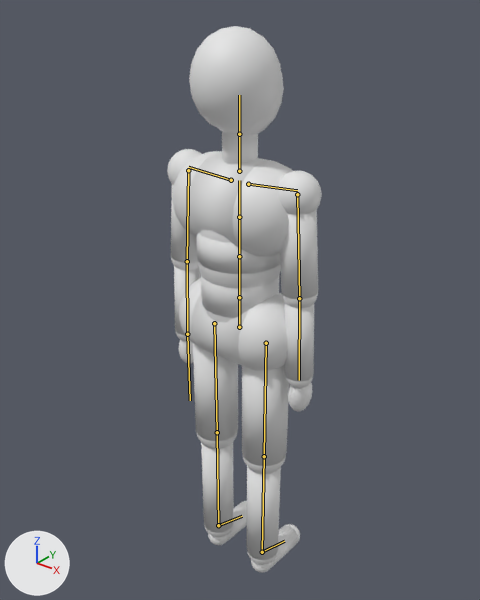
Two versions of the glTF model previs/rig/mannequin.glb, one commit apart.
Rendered twice from a 50 mm camera at (1.113, -1.391, 1.905) aimed at (-0.097, 0.122, 0.967). Every picture has the same lights, and +X, +Y and +Z are marked at lower left. The picture after the commit comes second. The bones that change, and the others that lie on the model, are drawn over the model as lines.

Names of what the first picture shows: 'MannequinMesh'.
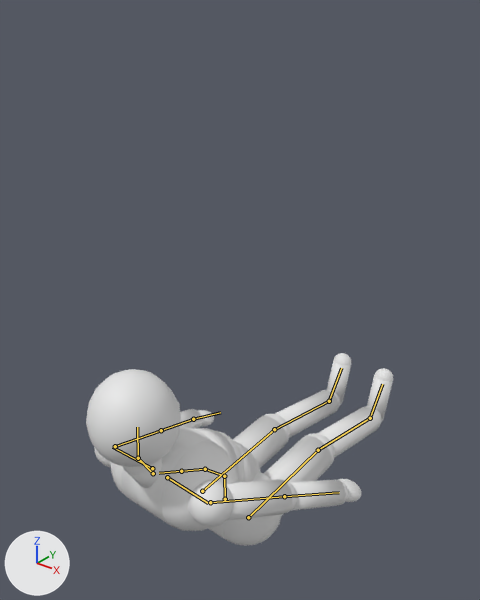
The newer file adds an action. The first version stands in its rest pose; the second is drawn at frame 1 of the action 'sitpress'.

The edits, one by one:
Bone 'Hips' (bone_hips) moves from (0.0, 0.0, 0.0) to (0.0, -0.62, 0.08).
Bone 'LeftUpLeg' (bone_leftupleg) turns from (0, 0, 0) to (92, 0, 0) degrees about its own x, y and z.
Bone 'LeftLeg' (bone_leftleg) turns from (0, 0, 0) to (-14, 0, 0) degrees about its own x, y and z.
Bone 'RightUpLeg' (bone_rightupleg) turns from (0, 0, 0) to (92, 0, 0) degrees about its own x, y and z.
Bone 'RightLeg' (bone_rightleg) turns from (0, 0, 0) to (-14, 0, 0) degrees about its own x, y and z.
Bone 'Spine' (bone_spine) turns from (0, 0, 0) to (46, 0, 0) degrees about its own x, y and z.
Bone 'Spine1' (bone_spine1) turns from (0, 0, 0) to (14, 0, 0) degrees about its own x, y and z.
Bone 'LeftArm' (bone_leftarm) turns from (0, 0, 0) to (19, 74, 27) degrees about its own x, y and z.
Bone 'LeftForeArm' (bone_leftforearm) turns from (0, 0, 0) to (0, 0, 2) degrees about its own x, y and z.
Bone 'Neck' (bone_neck) turns from (0, 0, 0) to (-30, 0, 0) degrees about its own x, y and z.
Bone 'Head' (bone_head) turns from (0, 0, 0) to (-34, 0, 0) degrees about its own x, y and z.
Bone 'RightArm' (bone_rightarm) turns from (0, 0, 0) to (19, -74, -27) degrees about its own x, y and z.
Bone 'RightForeArm' (bone_rightforearm) turns from (0, 0, 0) to (0, 0, -2) degrees about its own x, y and z.

What differs and where, as boxes (x1, y1, x2, y2) in the pictures (480 x 600 px):
'MannequinMesh', posed (97% wider, 65% shorter)
    before: (167, 26, 322, 573)
    after: (86, 353, 393, 546)
bone 'Hips', root to tip
    before: (239, 327) to (239, 297)
    after: (225, 499) to (224, 476)
bone 'LeftUpLeg', root to tip
    before: (214, 323) to (217, 432)
    after: (202, 491) to (274, 429)
bone 'LeftLeg', root to tip
    before: (217, 432) to (218, 525)
    after: (274, 429) to (329, 401)
bone 'RightUpLeg', root to tip
    before: (266, 343) to (264, 456)
    after: (248, 517) to (318, 450)
bone 'RightLeg', root to tip
    before: (264, 456) to (262, 552)
    after: (318, 450) to (370, 418)
bone 'Spine', root to tip
    before: (239, 297) to (239, 256)
    after: (224, 476) to (205, 469)
bone 'Spine1', root to tip
    before: (239, 256) to (239, 217)
    after: (205, 469) to (181, 471)
bone 'LeftArm', root to tip
    before: (188, 170) to (187, 261)
    after: (115, 446) to (161, 430)
bone 'LeftForeArm', root to tip
    before: (187, 261) to (187, 334)
    after: (161, 430) to (193, 419)
bone 'Neck', root to tip
    before: (239, 171) to (239, 134)
    after: (153, 473) to (138, 458)
bone 'Head', root to tip
    before: (239, 134) to (239, 95)
    after: (138, 458) to (137, 427)
bone 'RightArm', root to tip
    before: (297, 194) to (299, 298)
    after: (210, 502) to (284, 496)
bone 'RightForeArm', root to tip
    before: (299, 298) to (299, 380)
    after: (284, 496) to (339, 492)
